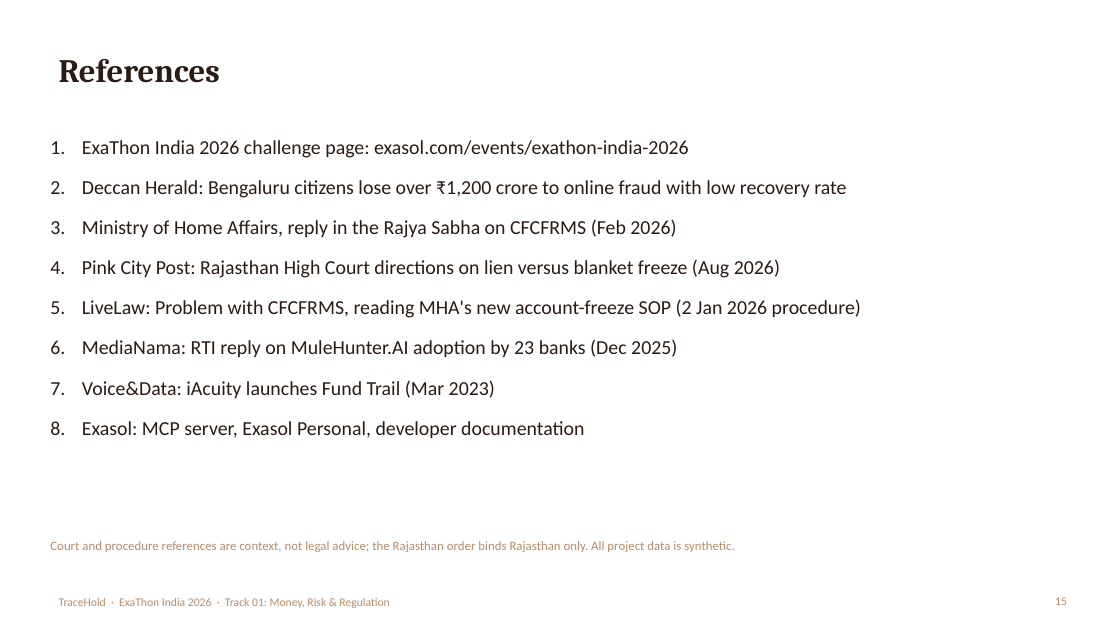
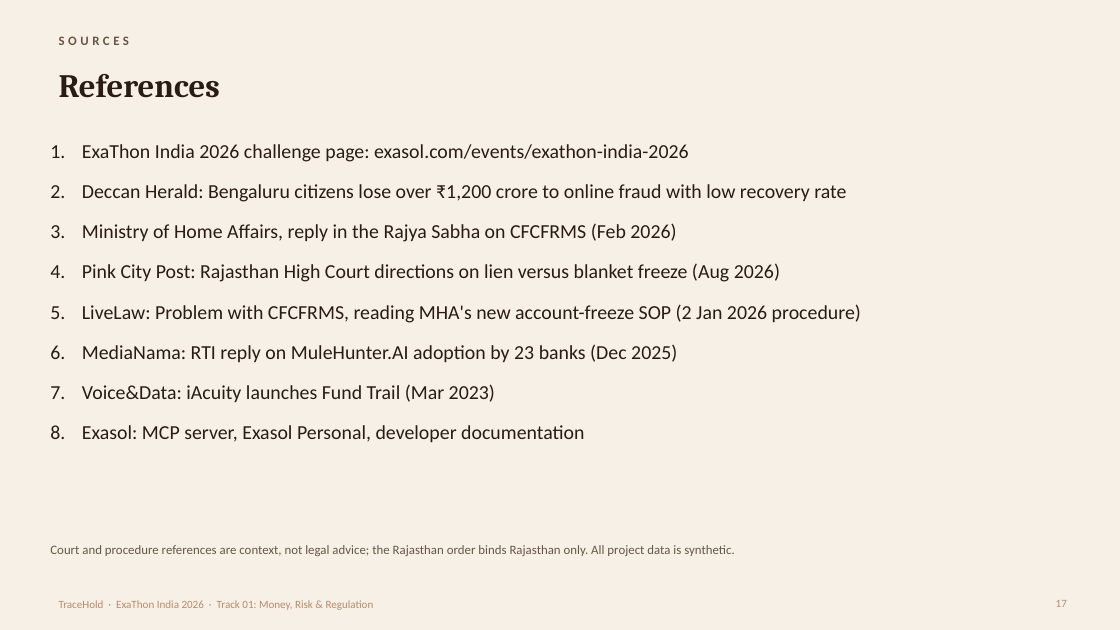
Before and after one commit to lisamehta0791/TraceHold, a slide deck: slide 17 of docs/TraceHold-Pitch-Deck.pptx (slide 15 before the commit). Drawn at 1120x630 pixels with LibreOffice and Linux fonts; fonts in the diff are those of the drawing. Boxes give left, top, right and bottom in pixels: in the first picture for what was removed or moved away, otherwise in the second. Text is boxed around its words. In the diff, an @@ line names an element or a change of style, - is before the commit and + after.

```diff
--- a/docs/TraceHold-Pitch-Deck.pptx
+++ b/docs/TraceHold-Pitch-Deck.pptx
@@ background #FFFFFF to #F6F0E6 @@
@@ title "References" moved from (x1=59, y1=59, x2=220, y2=83) to (x1=59, y1=74, x2=220, y2=98) @@
@@ text added at (x1=59, y1=36, x2=129, y2=45), 11 pt, text #695544, bold @@
+SOURCES
@@ text "ExaThon India 2026 challenge page: ..." moved from (x1=82, y1=140, x2=861, y2=439) to (x1=82, y1=144, x2=861, y2=443) @@
@@ text "Court and procedure references are ..." at (x1=50, y1=545, x2=735, y2=556): text colour #B98B6A to #695544 @@
@@ text "TraceHold · ExaThon India 2026 ..." at (x1=59, y1=600, x2=374, y2=610): size 10 to 9.5 pt @@
@@ page number removed at (x1=1055, y1=597, x2=1067, y2=605) @@
-15
@@ page number added at (x1=1056, y1=600, x2=1067, y2=607), 9.5 pt, text #B98B6A @@
+17
```
Also in this commit, not shown: 15 other slides changed, 2 slides added, 7 other files.
